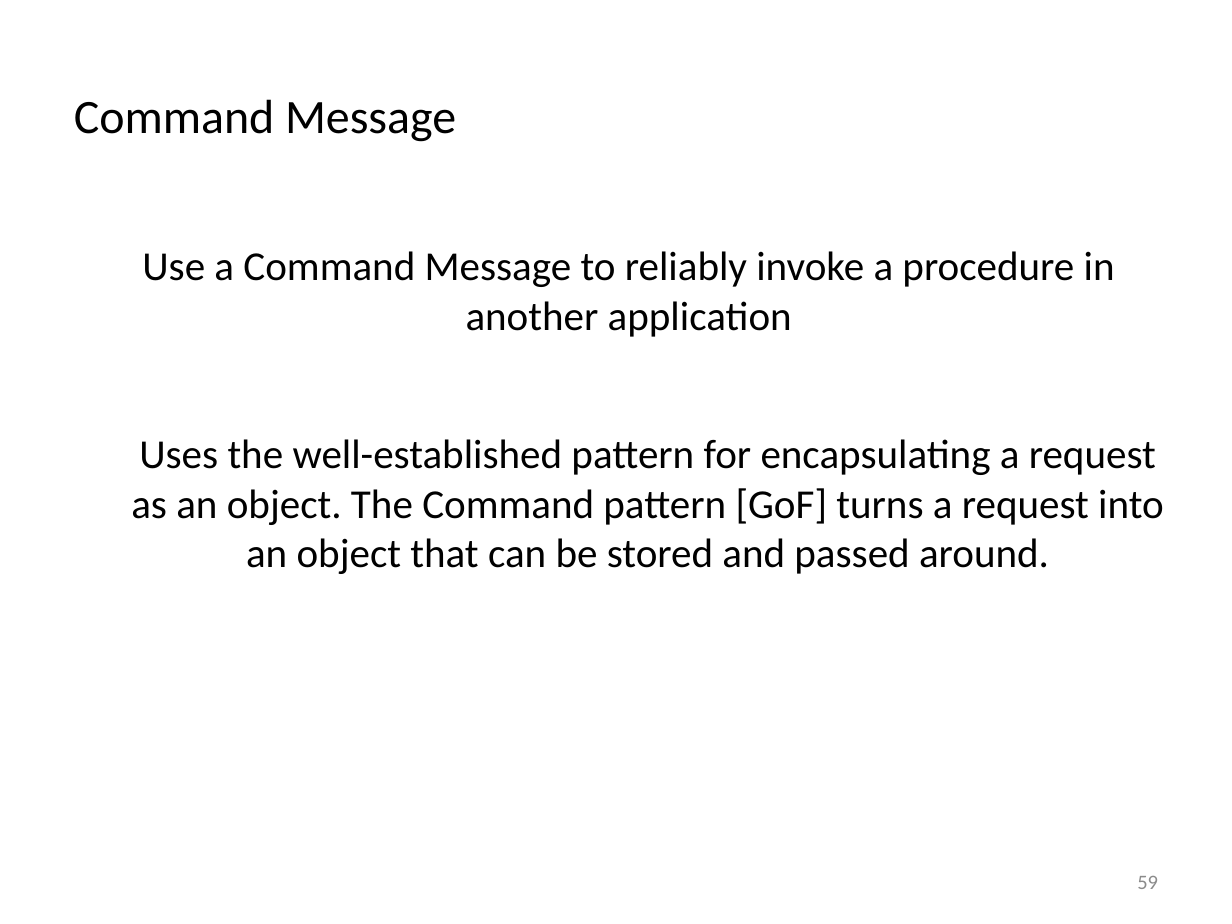
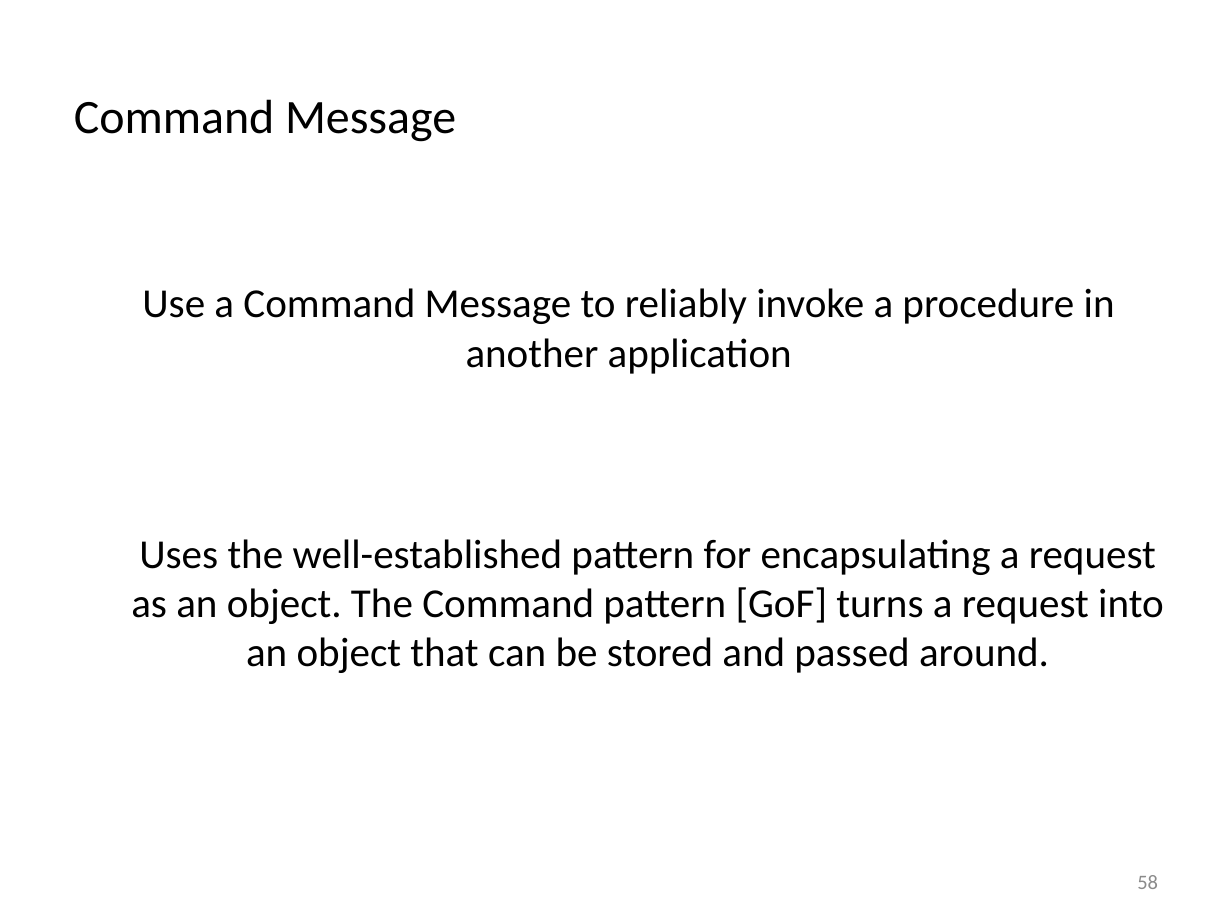
Before and after one commit to iancooper/Presentations, a slide deck: slide 58 of Practical Messaging - Day 1 - New.pptx (slide 59 before the commit). Drawn at 1232x924 pixels with LibreOffice and Linux fonts; fonts in the diff are those of the drawing. Boxes give left, top, right and bottom in pixels: in the first picture for what was removed or moved away, otherwise in the second. Text is boxed around its words. In the diff, an @@ line names an element or a change of style, - is before the commit and + after.

```diff
--- a/Practical Messaging - Day 1 - New.pptx
+++ b/Practical Messaging - Day 1 - New.pptx
@@ text "Use a Command Message to ...": place and size @@
-text "Use a Command Message to ..." at <box>142,251,1115,337</box>
+text "Use a Command Message to ..." at <box>142,288,1115,374</box>
@@ text "Uses the well-established pattern for ...": place and size @@
-text "Uses the well-established pattern for ..." at <box>131,439,1164,574</box>
+text "Uses the well-established pattern for ..." at <box>131,539,1164,673</box>
@@ page number at <box>1137,875,1158,889</box>: text changed @@
-59
+58
```
Also in this commit, not shown: 9 other slides changed, 6 slides added, 7 slides removed.
